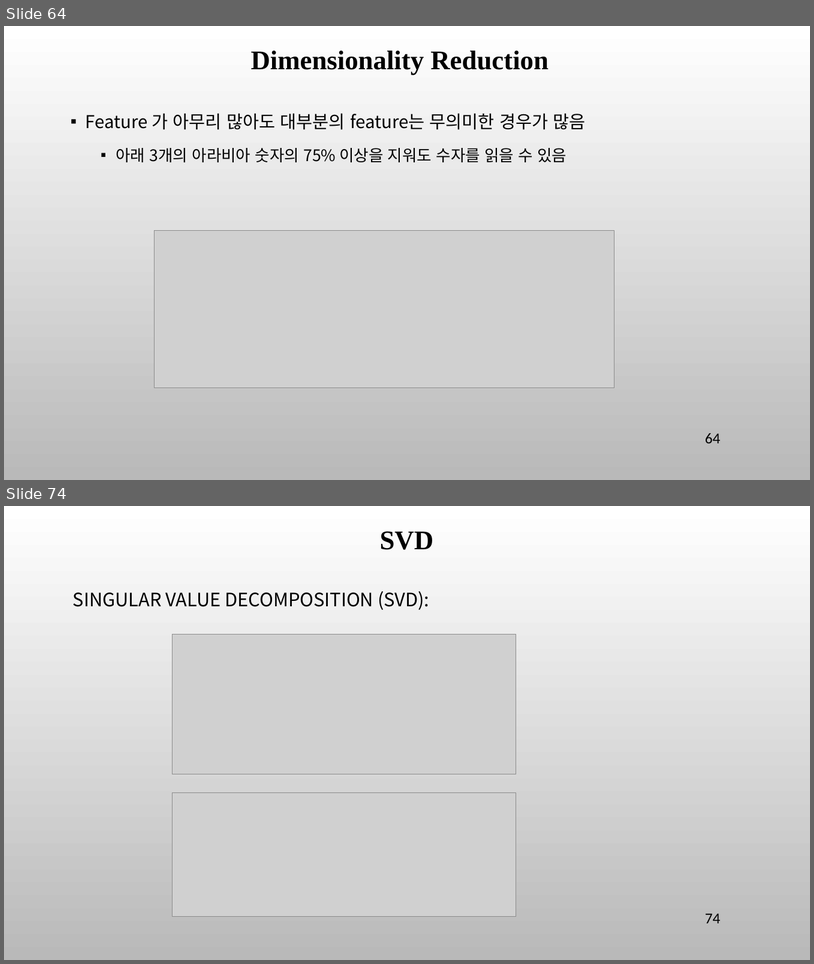
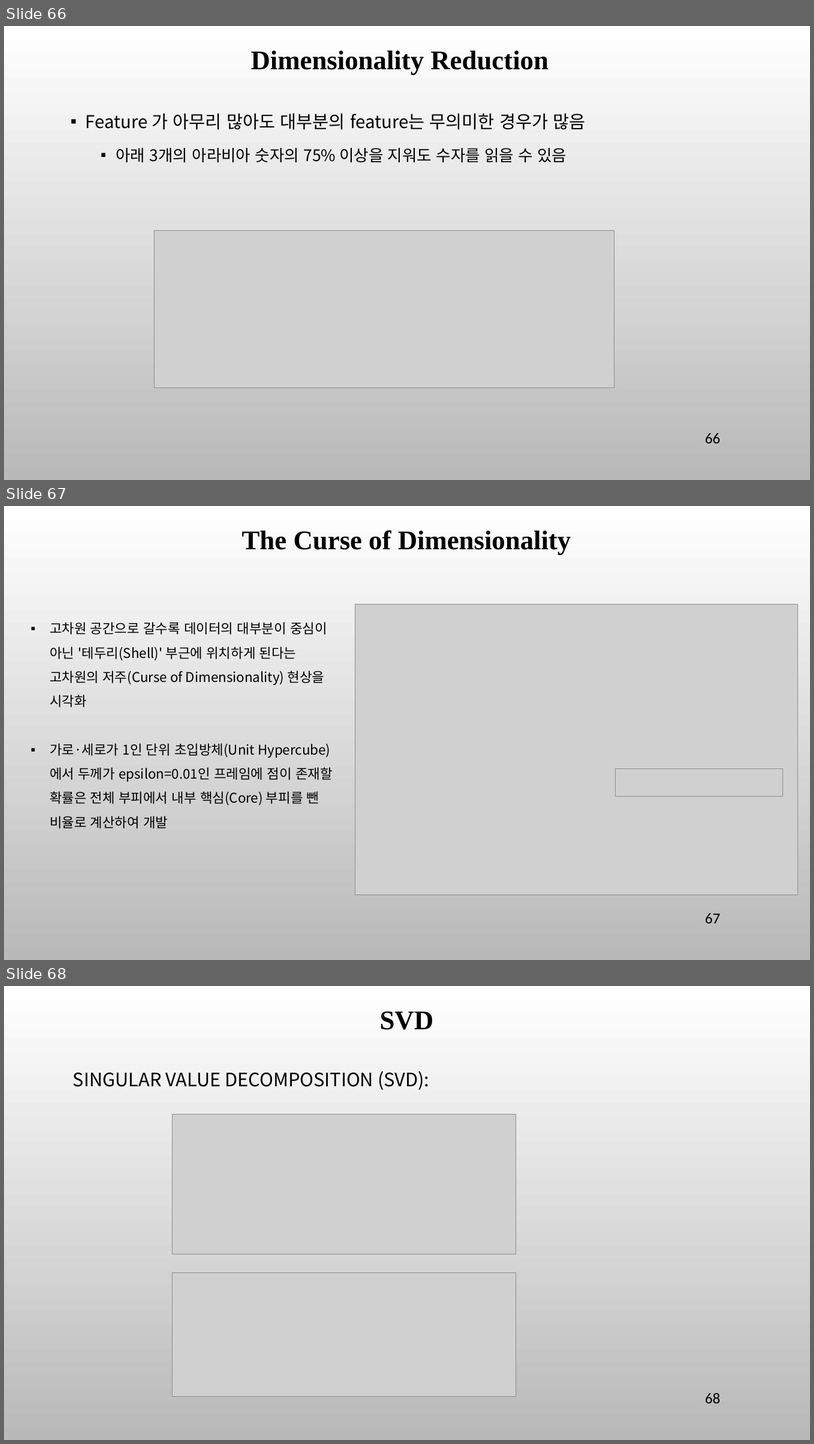
Before and after one commit to ancestor9/mathematics-for-machine-learning, a slide deck: 8_Applications of mathematics.pptx. Shown one above the other, each under a label of ours: slides 64 and 74 before the commit, slides 66, 67 and 68 after it; the slides between them are not shown. The pictures are 814x964 and 814x1444 pixels, drawn with LibreOffice and Linux fonts; fonts in the diff are those of the drawing; grey boxes stand for pictures; background and template pictures are left out. Boxes give left, top, right and bottom in pixels: in the first picture for what was removed or moved away, otherwise in the second. Text is boxed around its words. In the diff, an @@ line names an element or a change of style, - is before the commit and + after.

```diff
--- a/8_Applications of mathematics.pptx
+++ b/8_Applications of mathematics.pptx
@@ slide 67 added at (4,506,810,960), background picture (left out) @@
@@ title added at (242,530,572,555), 32 pt, text #000000, bold @@
+The Curse of Dimensionality
@@ picture added at (356,604,798,894) @@
@@ text added at (50,622,333,828), 16 pt, text #000000 @@
+▪ 고차원 공간으로 갈수록 데이터의 대부분이 중심이 아닌 '테두리(Shell)' 부근에 위치하게 된다는 고차원의 저주(Curse of Dimensionality) 현상을 시각화
+▪ 가로·세로가 1인 단위 초입방체(Unit Hypercube)에서 두께가 epsilon=0.01인 프레임에 점이 존재할 확률은 전체 부피에서 내부 핵심(Core) 부피를 뺀 비율로 계산하여 개발
@@ picture added at (615,769,784,796) @@
@@ page number added at (705,913,721,923), 18 pt, text #000000 @@
+67
@@ what was slide 64 is now slide 66 @@
@@ page number at (705,433,721,443): text changed @@
-64
+66
@@ what was slide 74 is now slide 68 @@
@@ page number at (705,1393,721,1403): text changed @@
-74
+68
```
Also in this commit, not shown: 6 slides changed, 2 other slides added, 9 slides removed.
